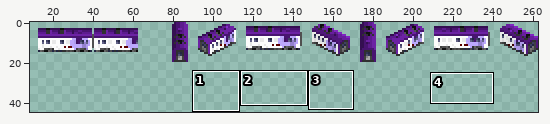
Sprite sheet: src/wagon/Generatar_Car/Generatar_Car_32bpp.png. Above: a wide view before the commit, with the close-up outlined.
Close-up. Old version:
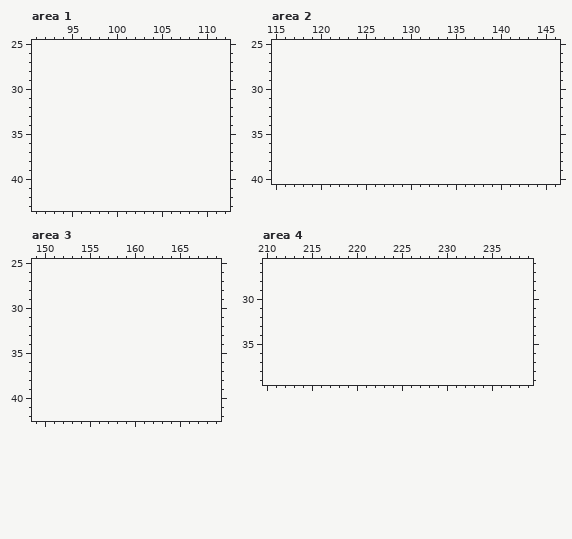
The file is 263x22 pixels. Pixels under 10% opacity are left out. Colours within 5 levels of each other are drawn and written as one. Shown: area 1: x 91..112, y 25..43; area 2: x 115..146, y 25..40; area 3: x 149..169, y 25..42; area 4: x 210..239, y 26..39. The old version is drawn lined up with the new one, on the new canvas. The wide view leaves out empty margins. The commit also changed other parts of the picture, which this record leaves out.
Palette (. is transparent): 
Once edited:
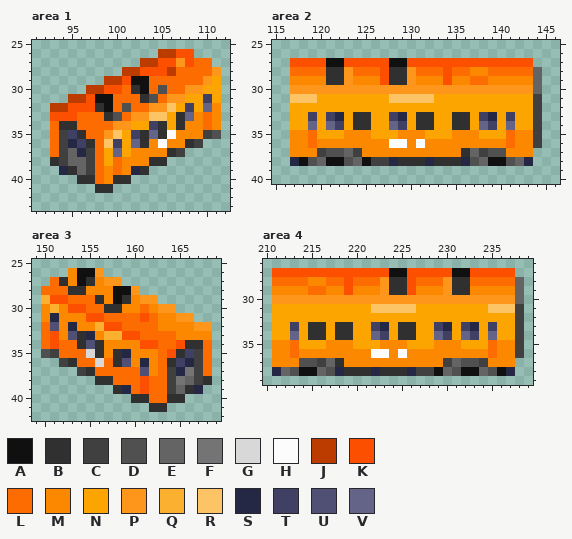
Colours new in this view: A #101010  B #303030  C #404040  D #505050  E #646464  F #747474  G #d8d8d8  H #fcfcfc  J #bc3c00  K #fc5000  L #fc6c00  M #fc8800  N #fca400  P #ff961c  Q #fcb030  R #fcc464  S #242844  T #404064  U #505074  V #646488
Change:
canvas 263x22 -> 263x45
Area 1:
y 26: x 105..108 .... -> JJKK
y 27: x 103..110 ........ -> JJKKPKLL
y 28: x 101..111 ........... -> JJKKKJLLLLP
y 29: x 99..111 ............. -> JJKAALLLLLLPN
y 30: x 97..111 ............... -> JJKKLBALDLLPPNN
y 31: x 95..111 ................. -> JJKAALLLBDLPPNNTN
y 32: x 93..111 ................... -> JJKKKBALDLLPPRNTNVM
y 33: x 93..111 ................... -> KKKLLLBDLPPRRNBVMLM
y 34: x 93..111 ................... -> LBBLLLLPPNNTBNBMMLM
y 35: x 93..111 ................... -> LCTBLLPRNTBVBHMMMCD
y 36: x 93..109 ................. -> LCSTBLRTNVBMHMMBC
y 37: x 93..107 ............... -> LCESCLNVNMMMMBC
y 38: x 93..105 ............. -> BCEECLNLMMMBB
y 39: x 94..103 .......... -> SBECLMLMSB
y 40: x 96..101 ...... -> BBLMBB
y 41: x 98..99 .. -> BB
Area 2:
y 27: x 117..143 ........................... -> KKKKAAKKKKKAAKKKKKKKKKKKKKK
y 28: x 117..144 ............................ -> LLLLBBPLLLKBBPLLLKLLMMLLLLLE
y 29: x 117..144 ............................ -> MMMMBBPMMMKBBPMMMKMMLLMMMMME
y 30: x 117..144 ............................ -> PPPPPPPPPPPPPPPPPPPPPPPPPPPE
y 31: x 117..144 ............................ -> RRRNNNNNNNNRRRRRNNNNNNNNNNNC
y 32: x 117..144 ............................ -> NNNNNNNNNNNNNNNNNNNNNNNNNNNC
y 33: x 117..144 ............................ -> NNTNTSNBBNNTSNBBNNBBNTSNTNNC
y 34: x 117..144 ............................ -> NNVNVTNBBNNVTNBBNNBBNVTNVNNC
y 35: x 117..144 ............................ -> MMLNNNMMMNNNMMMNNNMMMNNNLMMC
y 36: x 117..144 ............................ -> MMLMMMMMMMMHHMHMMMMMMMMMLMMC
y 37: x 117..143 ........................... -> MMMCDDECMMMMMMMMMMMBECDDMMM
y 38: x 117..143 ........................... -> SADEAADEACCSBBBSBBBSDEAADES
Area 3:
y 26: x 153..156 .... -> MAAP
y 27: x 151..158 ........ -> LBMABMPP
y 28: x 150..160 ........... -> LLLBBMMMAAP
y 29: x 150..162 ............. -> QKKLLLBMABMPP
y 30: x 150..164 ............... -> MQMKKLLBBMMLMPP
y 31: x 150..166 ................. -> MSMMMKKLLLLKLMMPP
y 32: x 150..168 ................... -> LUMSMMQKKLLLLMMMMPP
y 33: x 150..168 ................... -> LKMUBSMQQKKLLLLMMMM
y 34: x 150..168 ................... -> LKLLBUBMMMMKKLLKBBL
y 35: x 150..168 ................... -> DCLLLGBMBSMMMLKBTCL
y 36: x 152..168 ................. -> CBLLGLBUMSMLBTSCL
y 37: x 154..168 ............... -> CBLLLLLUMLCSFCL
y 38: x 156..168 ............. -> BBLLLKLLCFECB
y 39: x 158..167 .......... -> BSLKLLCEBS
y 40: x 160..165 ...... -> BBLLBB
y 41: x 162..163 .. -> BB
Area 4:
y 27: x 211..237 ........................... -> KKKKKKKKKKKKKAAKKKKKAAKKKKK
y 28: x 211..238 ............................ -> LLLLMMLLKLLLPBBKLLLPBBLLLLLE
y 29: x 211..238 ............................ -> MMMMLLMMKMMMPBBKMMMPBBMMMMME
y 30: x 211..238 ............................ -> PPPPPPPPPPPPPPPPPPPPPPPPPPPE
y 31: x 211..238 ............................ -> NNNNNNNNNNNRRRRRNNNNNNNNRRRC
y 32: x 211..238 ............................ -> NNNNNNNNNNNNNNNNNNNNNNNNNNNC
y 33: x 211..238 ............................ -> NNTNBBNBBNNTSNBBNNTSNTSNTNNC
y 34: x 211..238 ............................ -> NNVNBBNBBNNVTNBBNNVTNVTNVNNC
y 35: x 211..238 ............................ -> MMLNNNMMMNNNMMMNNNMMMNNNLMMC
y 36: x 211..238 ............................ -> MMLMMMMMMMMHHMHMMMMMMMMMLMMC
y 37: x 211..237 ........................... -> MMMDDCEBMMMMMMMMMMMCEDDCMMM
y 38: x 211..237 ........................... -> SEDAAEDSBBBSBBBSCCAEDAAEDAS
Boxes around the changes in both close-ups, in picture pixels (x1, y1, x2, y2):
added: (50, 49, 221, 193)
added: (290, 58, 542, 166)
added: (41, 268, 212, 412)
added: (272, 268, 524, 376)
